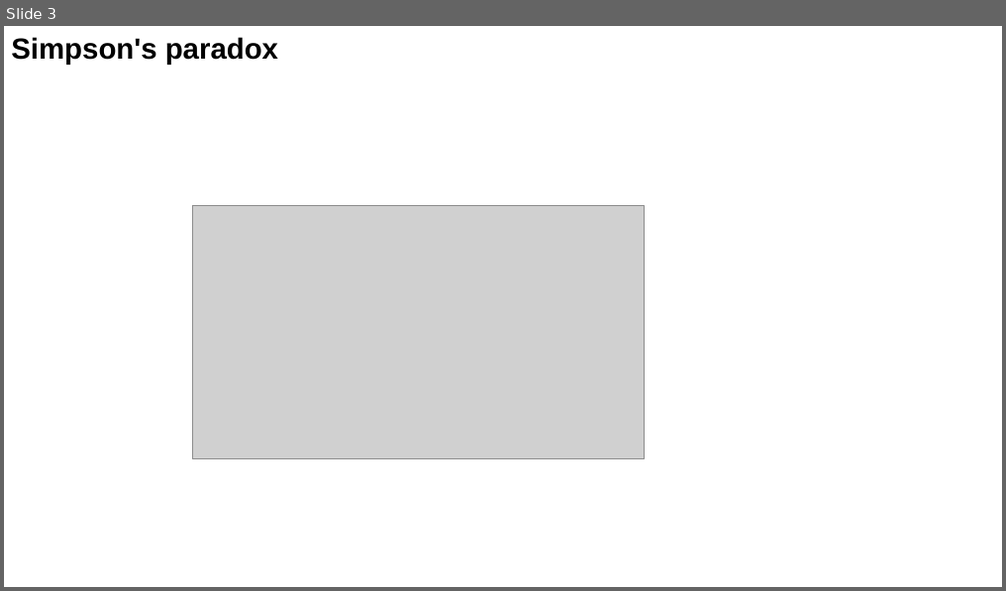
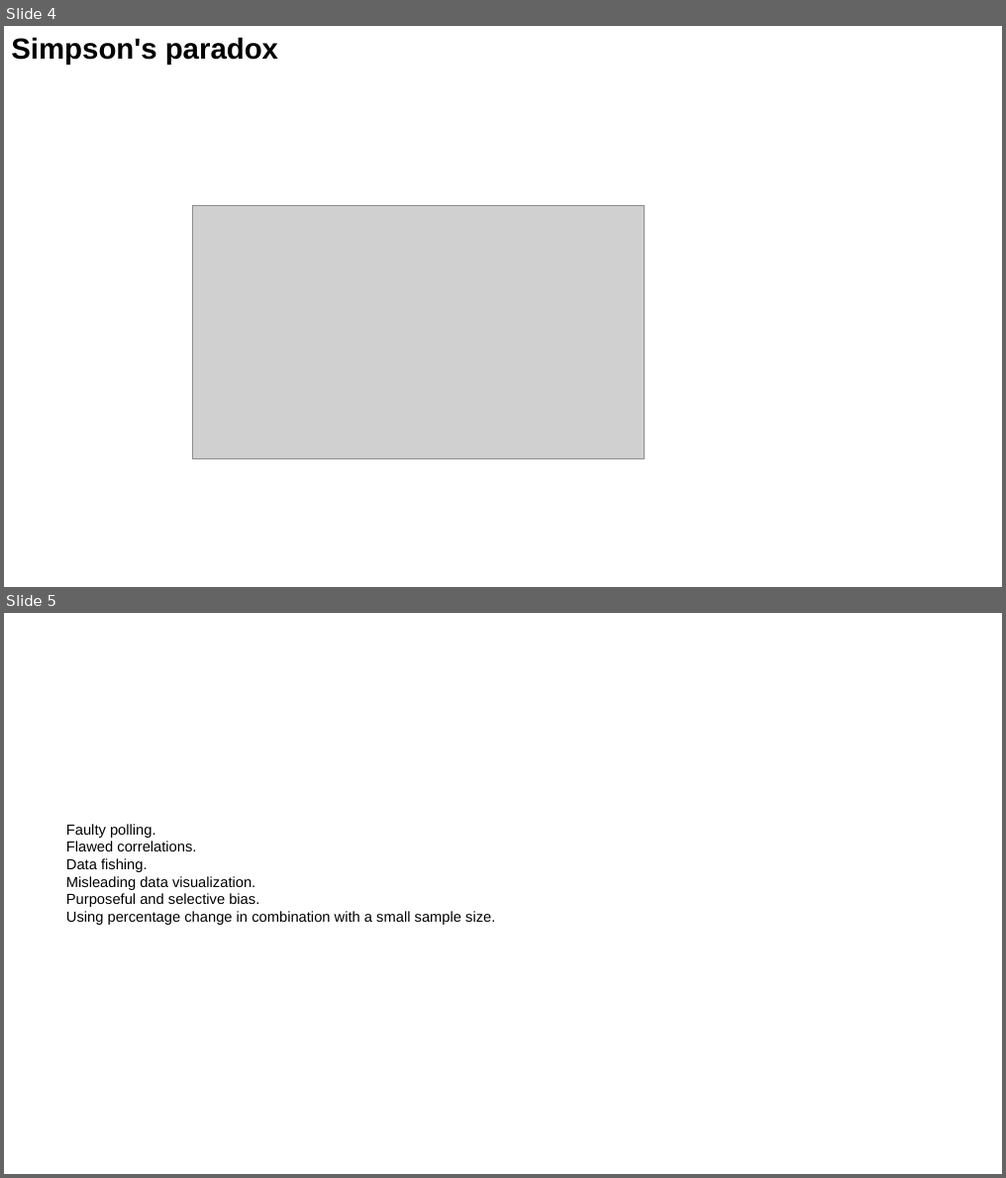
Before and after one commit to lselector/ml_ai_doc, a slide deck: statistics_15_lies_paradoxes.pptx. Shown one above the other, each under a label of ours: slide 3 before the commit, slides 4 and 5 after it. The pictures are 1006x591 and 1006x1178 pixels, drawn with LibreOffice and Linux fonts; fonts in the diff are those of the drawing; grey boxes stand for pictures. Boxes give left, top, right and bottom in pixels: in the first picture for what was removed or moved away, otherwise in the second. Text is boxed around its words. In the diff, an @@ line names an element or a change of style, - is before the commit and + after.

```diff
--- a/statistics_15_lies_paradoxes.pptx
+++ b/statistics_15_lies_paradoxes.pptx
@@ slide 5 added at box(4, 613, 1002, 1174), background #FFFFFF @@
@@ text added at box(66, 824, 495, 925), 14 pt, text #000000 @@
+Faulty polling.
+Flawed correlations.
+Data fishing.
+Misleading data visualization.
+Purposeful and selective bias.
+Using percentage change in combination with a small sample size.
@@ what was slide 3 is now slide 4 @@
```
Also in this commit, not shown: 2 slides changed, 4 other slides added, 2 other files.
